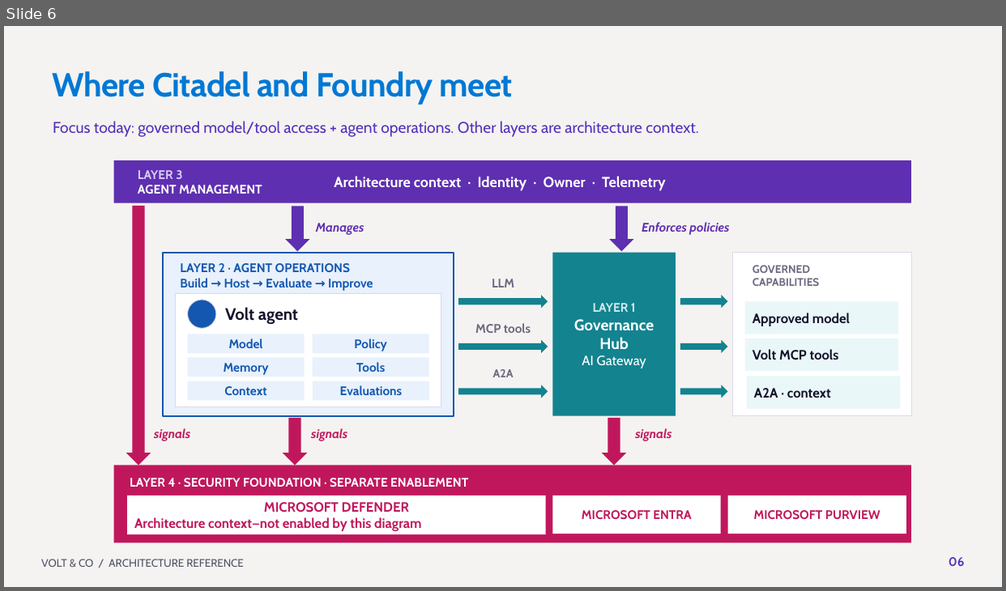
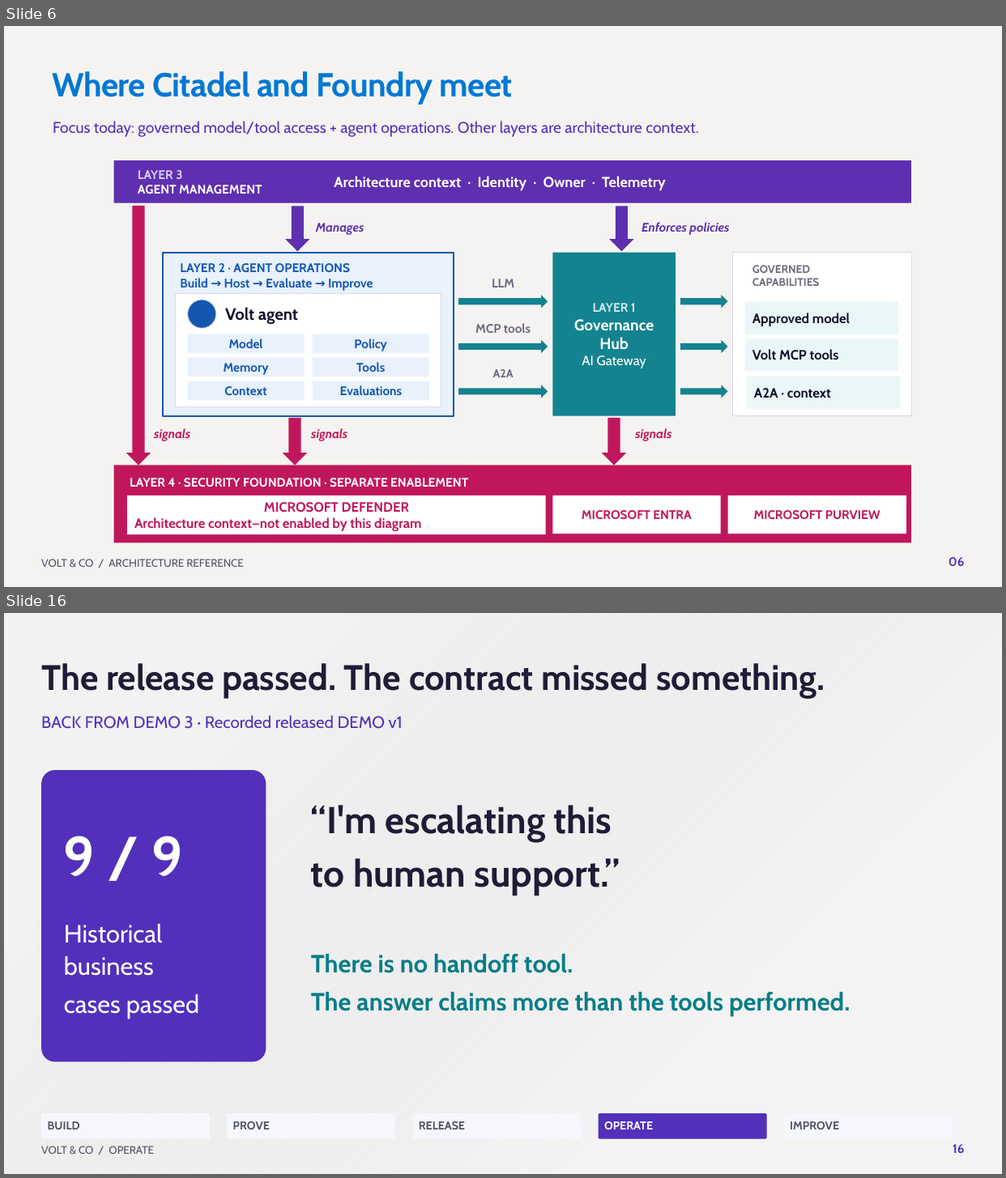
Before and after one commit to SridharArrabelly/foundry-showcase, a slide deck: presentation/Volt & Co - Governed and improving agents.pptx. Shown one above the other, each under a label of ours: slide 6 before the commit, slides 6 and 16 after it; the slides between them are not shown. The pictures are 1006x591 and 1006x1178 pixels, drawn with LibreOffice and Linux fonts; fonts in the diff are those of the drawing; background and template pictures are left out. Boxes give left, top, right and bottom in pixels: in the first picture for what was removed or moved away, otherwise in the second. Text is boxed around its words. In the diff, an @@ line names an element or a change of style, - is before the commit and + after.

```diff
--- a/presentation/Volt & Co - Governed and improving agents.pptx
+++ b/presentation/Volt & Co - Governed and improving agents.pptx
@@ slide 16 added at (4,613,1002,1174), background #FFFFFF @@
@@ rectangle added at (4,613,1002,1174), fill gradient #F2F2F2 to #D9D9D9 @@
@@ text added at (41,663,825,699), 34 pt, text #201B36, bold @@
+The release passed. The contract missed something.
@@ text added at (41,715,403,729), 16 pt, text #5230BC @@
+BACK FROM DEMO 3 · Recorded released DEMO v1
@@ rounded rectangle added at (41,770,266,1063), fill #5230BC @@
@@ text added at (311,805,620,896), 36 pt, text #201B36, bold @@
+“I'm escalating this
+to human support.”
@@ text added at (64,836,183,876), 54 pt, text #FFFFFF, bold @@
+9 / 9
@@ text added at (64,924,199,1018), 24 pt, text #FFFFFF @@
+Historical business
+cases passed
@@ text added at (311,954,850,1016), 24 pt, text #087D87, bold @@
+There is no handoff tool.
+The answer claims more than the tools performed.
@@ rounded rectangle added at (41,1114,210,1139), fill #F5F7FC @@
@@ text added at (48,1122,80,1130), 11 pt, text #4F5265, bold @@
+BUILD
@@ rounded rectangle added at (227,1114,395,1139), fill #F5F7FC @@
@@ text added at (233,1122,270,1130), 11 pt, text #4F5265, bold @@
+PROVE
@@ rounded rectangle added at (413,1114,582,1139), fill #F5F7FC @@
@@ text added at (419,1122,465,1130), 11 pt, text #4F5265, bold @@
+RELEASE
@@ rounded rectangle added at (599,1114,767,1139), fill #5230BC @@
@@ text added at (604,1122,653,1130), 11 pt, text #FFFFFF, bold @@
+OPERATE
@@ rounded rectangle added at (784,1114,953,1139), fill #F5F7FC @@
@@ text added at (790,1122,839,1130), 11 pt, text #4F5265, bold @@
+IMPROVE
@@ text added at (41,1146,154,1154), 10.5 pt, text #4F5265 @@
+VOLT & CO / OPERATE
@@ text added at (953,1144,964,1153), 12 pt, text #5230BC, bold @@
+16
```
Also in this commit, not shown: 2 slides changed, 20 other slides added, 20 slides removed, 36 other files.
